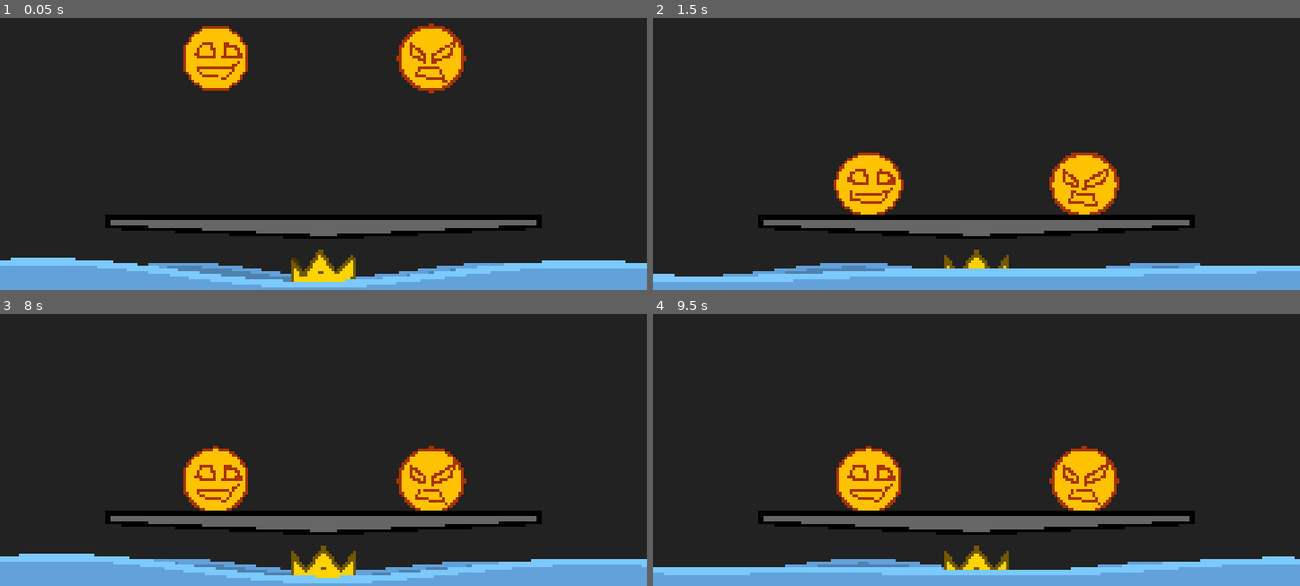
Above: before the commit, frames 1-4 (two rows, left to right).
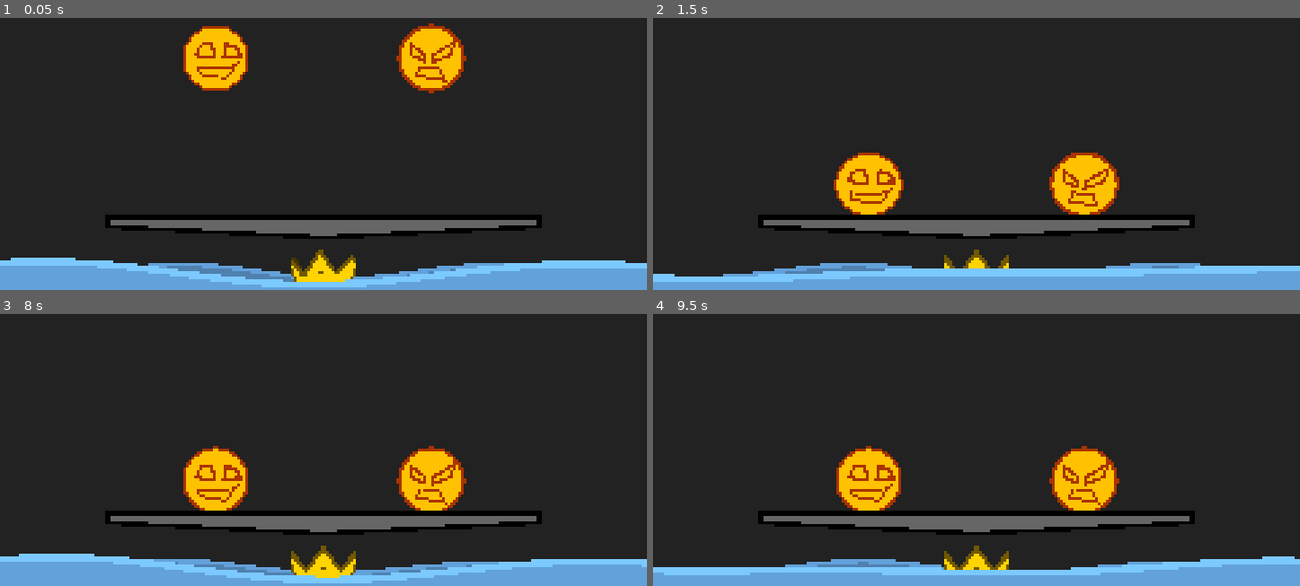
Above: after the commit, the same moments.

Repository: tm-nielsen/big-boy-balance-beam
Game: Godot game, scene res://scenes/root.tscn
Same seed, same stepped clock (60 frames per second), same inputs: the game is played once before the commit and once after it.
Inputs:
- Up to frame 1 (0.05 s): no input
- Up to frame 2 (1.5 s): tap Enter at 0.5 s
- Up to frame 3 (8 s): no input
- Up to frame 4 (9.5 s): no input

The runs differ from the first frame. In frame 1, less than 0.1% of the frame differs, in the area x 45-55%, y 90-98%; in frame 2, less than 0.1%; in frame 3, less than 0.1%; in frame 4, less than 0.1%.

Commit message:
Added slanted sides to crown shader

Diff:
--- a/visuals/shaders/crown.gdshader
+++ b/visuals/shaders/crown.gdshader
@@ -48,12 +48,14 @@
   a += y_step;
   a *= y_cutoff;
 
-  //vec2 pos = UV / SCREEN_PIXEL_SIZE;
-  //vec2 size = vec2(1) * SCREEN_PIXEL_SIZE;
-  //pos = VERTEX;
-  //float o = step(pos.x, 20.0);
-  float o = step(UV.x, outline_width);
-  o += step(1.0 - outline_width, UV.x);
+  float x_line = UV.x - UV.y / 4.0;
+  float neg_x_line = x_line - 2.0 * UV.x;
+  a *= step(x_line, 0.9);
+  a *= step(neg_x_line, -0.1);
+
+  float o = 0.0;
+  o += step(0.9, x_line + outline_width);
+  o += step(-0.1, neg_x_line + outline_width);
   o += step(UV.y, outline_height);
   o += step(0.5 - mod(z, 1), outline_height * 2.0) * step(0.5 + d * height, UV.y + height + outline_height);
   o = clamp(o, 0, 1);
